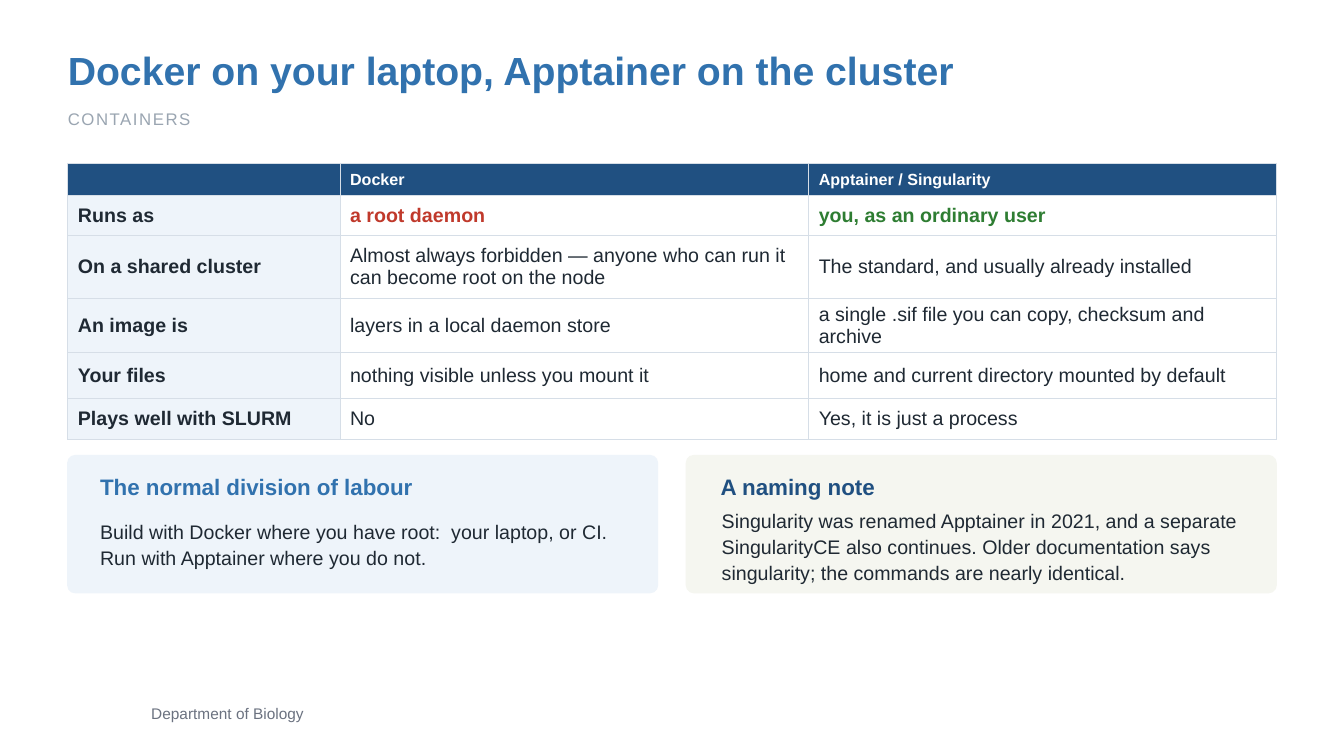
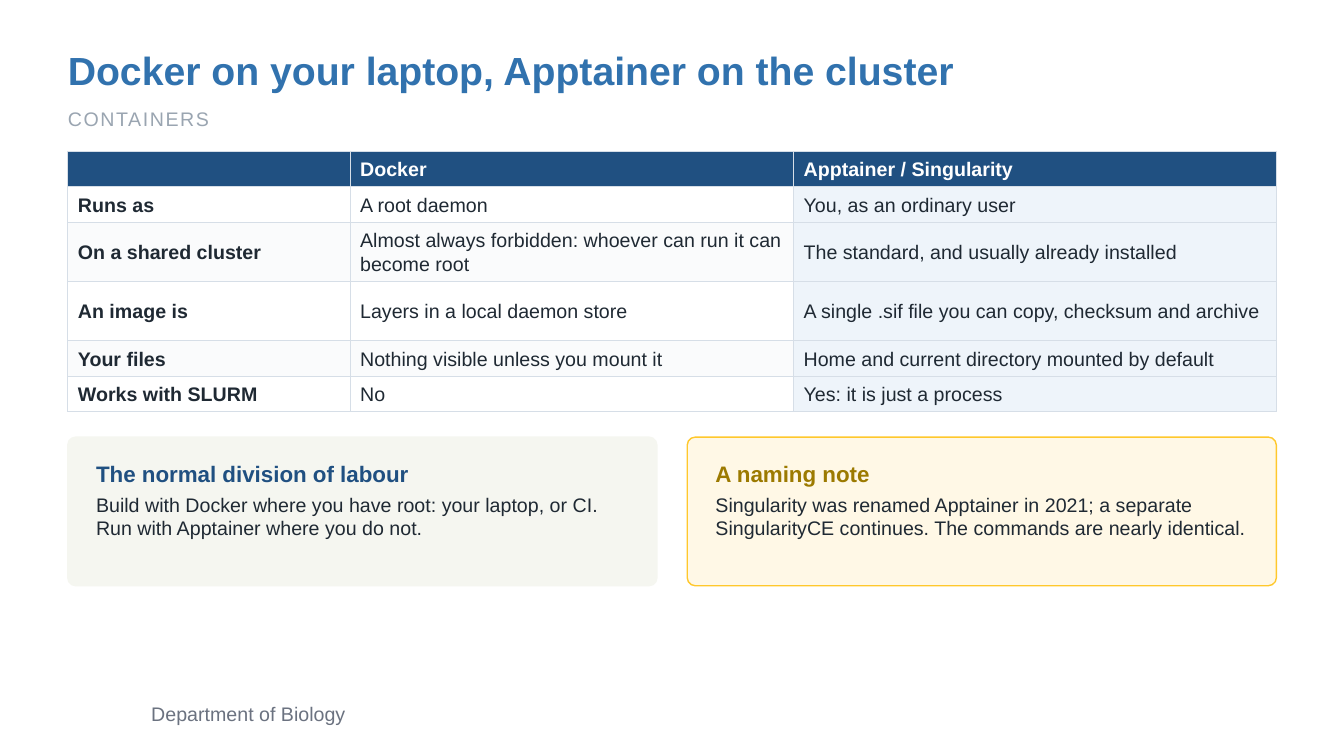
Before and after one commit to zhan4429/TuftsAppliedBioinfo, a slide deck: slide 15 of slides/week-01/Week01_Session2_HPC_Envs_Containers_Data.pptx. Drawn at 1344x756 pixels with LibreOffice and Linux fonts; fonts in the diff are those of the drawing; background and template pictures are left out. Boxes give left, top, right and bottom in pixels: in the first picture for what was removed or moved away, otherwise in the second. Text is boxed around its words. In the diff, an @@ line names an element or a change of style, - is before the commit and + after.

```diff
--- a/slides/week-01/Week01_Session2_HPC_Envs_Containers_Data.pptx
+++ b/slides/week-01/Week01_Session2_HPC_Envs_Containers_Data.pptx
@@ text "CONTAINERS" at <box>68,112,209,126</box>: size 12 to 14 pt @@
@@ table at <box>68,151,1276,412</box> @@
-row 2, column 2: a root daemon
+row 2, column 2: A root daemon
-row 2, column 3: you, as an ordinary user
+row 2, column 3: You, as an ordinary user
-row 3, column 2: Almost always forbidden — anyone who can run it can become root on the node
+row 3, column 2: Almost always forbidden: whoever can run it can become root
-row 4, column 2: layers in a local daemon store
+row 4, column 2: Layers in a local daemon store
-row 4, column 3: a single .sif file you can copy, checksum and archive
+row 4, column 3: A single .sif file you can copy, checksum and archive
-row 5, column 2: nothing visible unless you mount it
+row 5, column 2: Nothing visible unless you mount it
-row 5, column 3: home and current directory mounted by default
+row 5, column 3: Home and current directory mounted by default
-row 6, column 1: Plays well with SLURM
+row 6, column 1: Works with SLURM
-row 6, column 3: Yes, it is just a process
+row 6, column 3: Yes: it is just a process
@@ fill #EEF4FA to #FFFFFF in 3 cells @@
@@ fill none to #FFFFFF in 3 cells @@
@@ fill none to #EEF4FA in 5 cells @@
@@ fill #EEF4FA to #FAFBFC in 2 cells @@
@@ fill none to #FAFBFC in 2 cells @@
@@ size 11.5 to 14 pt in "Docker", "Apptainer / Singularity" @@
@@ line spacing 1 to 16.8pt @@
@@ table: place and size @@
-table at <box>68,163,1276,443</box>
+table at <box>68,151,1276,412</box>
@@ rounded rectangle: place and size @@
-rounded rectangle at <box>68,456,657,593</box>
+rounded rectangle at <box>68,438,656,586</box>
@@ rounded rectangle at <box>68,438,656,586</box>: fill #EEF4FA to #F5F6F0; outline #EEF4FA 1 pt to #F5F6F0 1 pt; proportions changed @@
@@ rounded rectangle: place and size @@
-rounded rectangle at <box>687,456,1276,593</box>
+rounded rectangle at <box>688,438,1276,586</box>
@@ rounded rectangle at <box>688,438,1276,586</box>: fill #F5F6F0 to #FFF8E6; outline #F5F6F0 1 pt to #FFC82C 1 pt; proportions changed @@
@@ text "The normal division of labour": place and size @@
-text "The normal division of labour" at <box>100,478,412,495</box>
+text "The normal division of labour" at <box>96,465,408,483</box>
@@ text "The normal division of labour" at <box>96,465,408,483</box>: text colour #3172AE to #205081; line spacing 1 to 19.2pt; vertical alignment middle to top @@
@@ text "A naming note": place and size @@
-text "A naming note" at <box>721,478,875,500</box>
+text "A naming note" at <box>715,465,869,487</box>
@@ text "A naming note" at <box>715,465,869,487</box>: text colour #205081 to #9C7A00; line spacing 1 to 19.2pt; vertical alignment middle to top @@
@@ text "Build with Docker where you ...": place and size @@
-text "Build with Docker where you ..." at <box>100,524,607,569</box>
+text "Build with Docker where you ..." at <box>96,497,598,539</box>
@@ text "Build with Docker where you ..." at <box>96,497,598,539</box>: line spacing 18.5pt to 16.8pt; vertical alignment middle to top @@
@@ text at <box>715,497,1245,539</box>: text changed @@
-Singularity was renamed Apptainer in 2021, and a separate SingularityCE also continues. Older documentation says singularity; the commands are nearly identical.
+Singularity was renamed Apptainer in 2021; a separate SingularityCE continues. The commands are nearly identical.
@@ text "Singularity was renamed Apptainer in ..." at <box>715,497,1245,539</box>: vertical alignment middle to top @@
@@ text "Department of Biology" at <box>151,707,345,725</box>: size 11 to 14 pt @@
```
Also in this commit, not shown: 19 other slides changed, 3 slides added, 7 other files.
